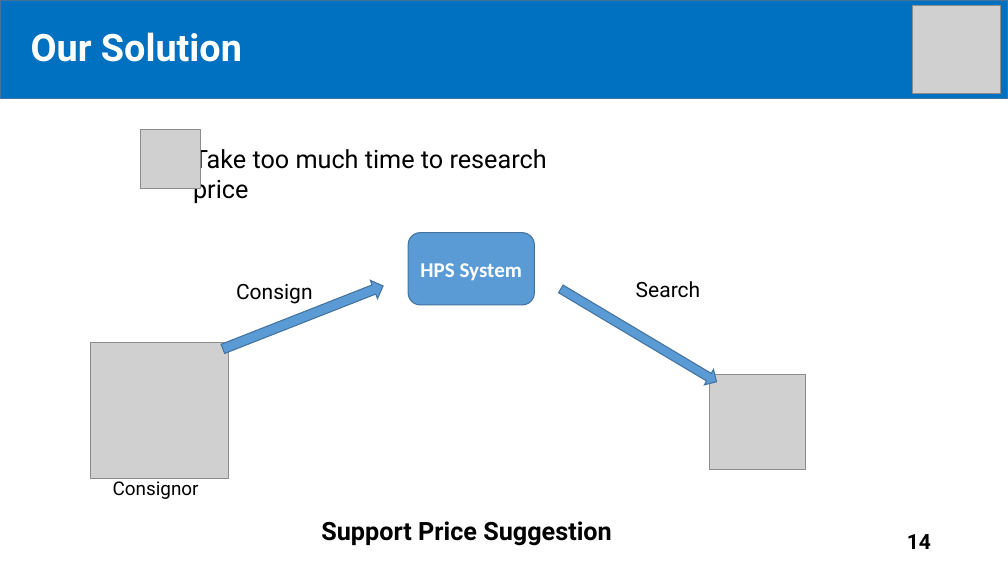
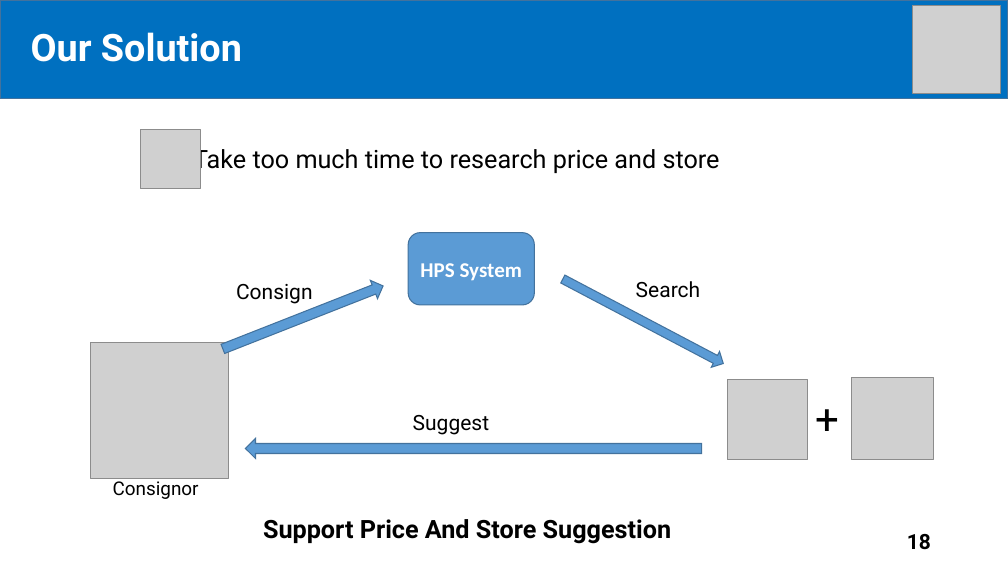
Before and after one commit to tiendan3108/CP, a slide deck: slide 18 of Source/Presentation/PreFinalPresentation.pptx (slide 14 before the commit). Drawn at 1008x567 pixels with LibreOffice and Linux fonts; fonts in the diff are those of the drawing; grey boxes stand for pictures. Boxes give left, top, right and bottom in pixels: in the first picture for what was removed or moved away, otherwise in the second. Text is boxed around its words. In the diff, an @@ line names an element or a change of style, - is before the commit and + after.

```diff
--- a/Source/Presentation/PreFinalPresentation.pptx
+++ b/Source/Presentation/PreFinalPresentation.pptx
@@ text at box(193, 145, 720, 174): text changed @@
-Take too much time to research price
+Take too much time to research price and store
@@ right arrow at box(559, 271, 728, 372): rotation 30 to 27 degrees @@
@@ picture added at box(727, 380, 808, 460) @@
@@ text added at box(808, 389, 851, 448), 40 pt, text #000000 @@
++
@@ picture: place and size @@
-picture at box(709, 374, 805, 470)
+picture at box(851, 377, 934, 460)
@@ text added at box(413, 415, 490, 435), 20 pt, text #000000 @@
+Suggest
@@ right arrow added at box(246, 439, 702, 458), fill #5B9BD5, outline #43739E 1 pt @@
@@ text at box(263, 519, 671, 544): text changed @@
-Support Price Suggestion
+Support Price And Store Suggestion
@@ page number at box(907, 534, 931, 550): text changed @@
-14
+18
```
Also in this commit, not shown: 24 other slides changed, 6 slides added, 25 slides removed.
